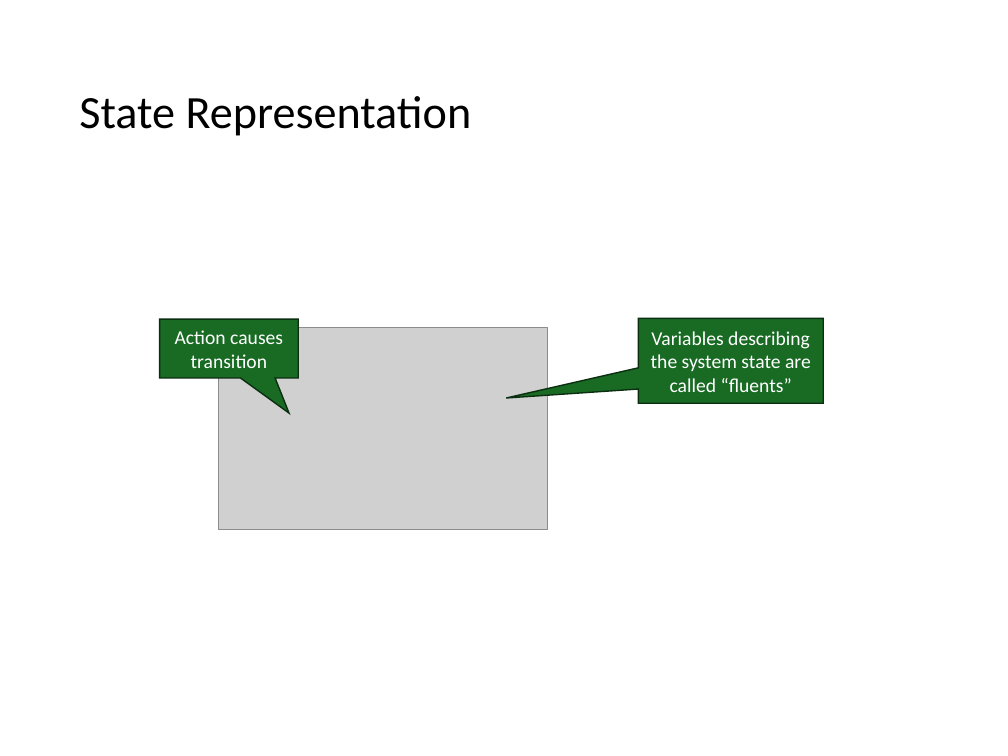
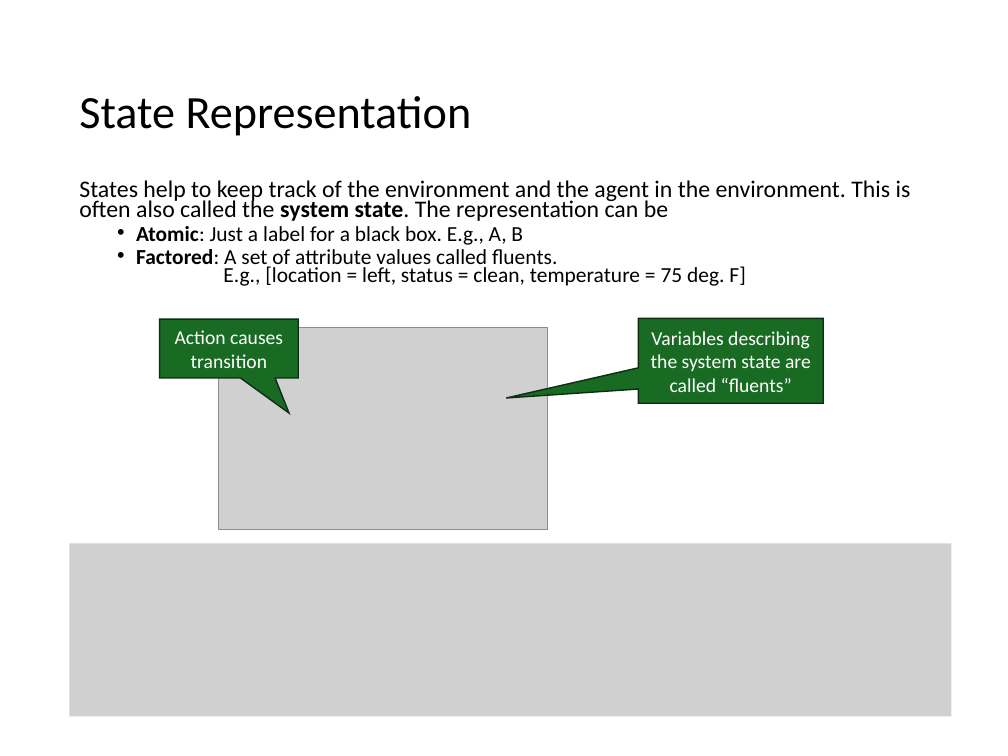
Before and after one commit to mhahsler/CS7320-AI, a slide deck: slide 25 of slides/02_agents.pptx. Drawn at 1008x756 pixels with LibreOffice and Linux fonts; fonts in the diff are those of the drawing; grey boxes stand for pictures. Boxes give left, top, right and bottom in pixels: in the first picture for what was removed or moved away, otherwise in the second. Text is boxed around its words. In the diff, an @@ line names an element or a change of style, - is before the commit and + after.

```diff
--- a/slides/02_agents.pptx
+++ b/slides/02_agents.pptx
@@ text added at [79,180,911,286], 15.3 pt, text #000000 @@
+States help to keep track of the environment and the agent in the environment. This is often also called the system state. The representation can be
+  • Atomic: Just a label for a black box. E.g., A, B
+  • Factored: A set of attribute values called fluents.
+    E.g., [location = left, status = clean, temperature = 75 deg. F]
@@ picture added at [70,543,952,717] @@
```
Also in this commit, not shown: 5 other slides changed, 1 other file.
